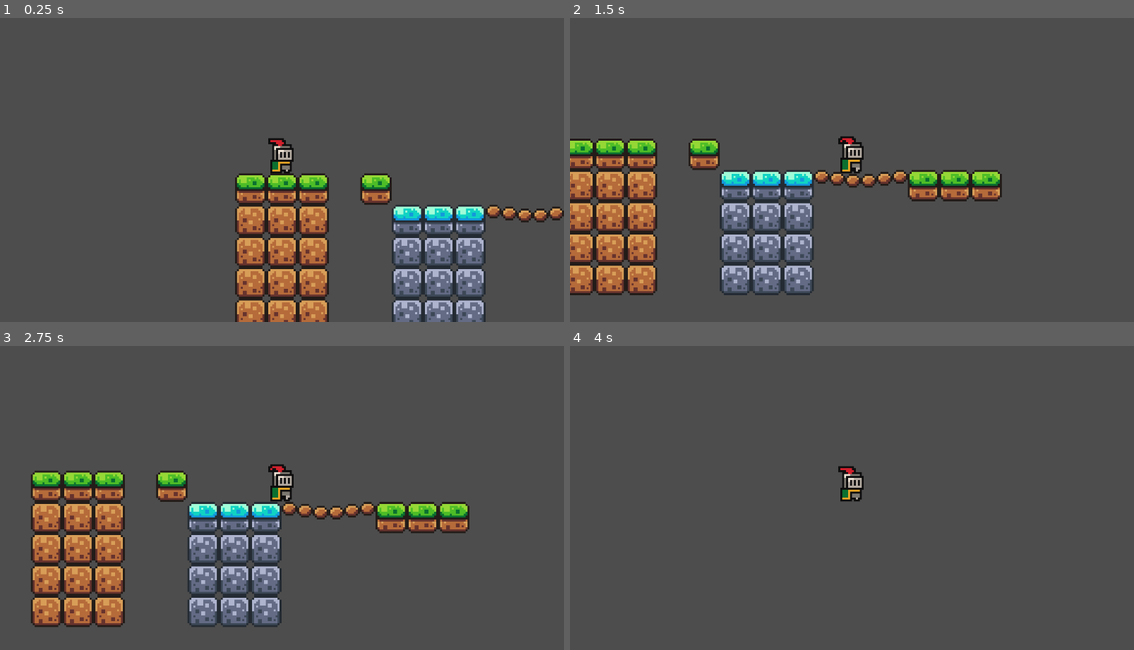
Above: before the commit, frames 1-4 (two rows, left to right).
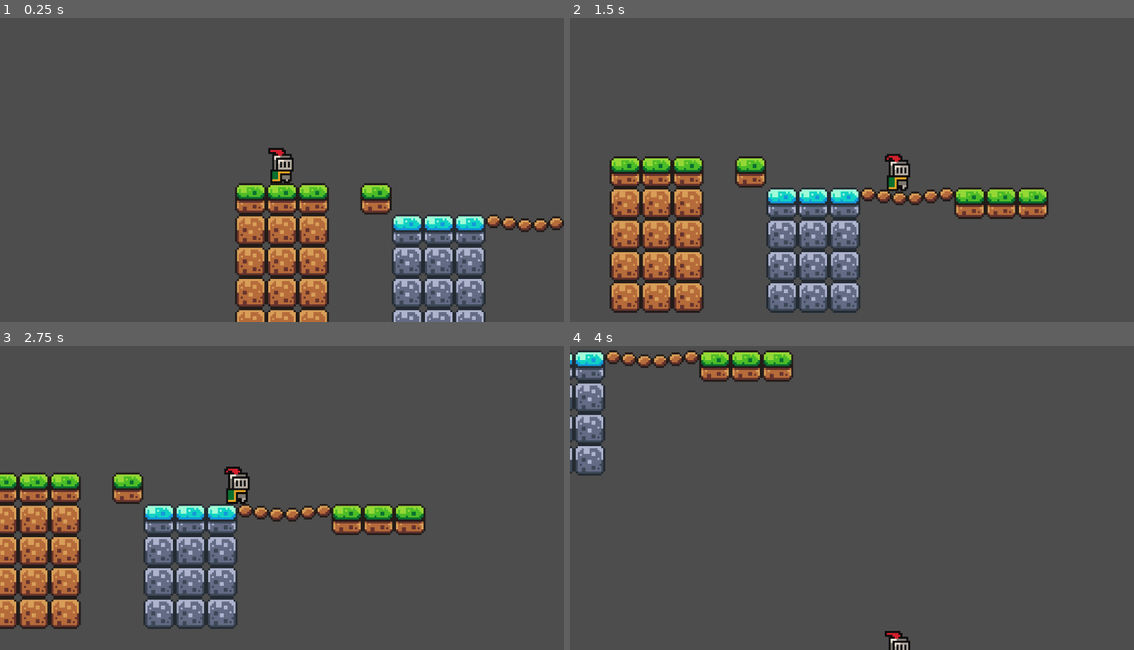
Above: after the commit, the same moments.

Repository: MechanicalMan21/Godot-Knight-Game
Game: Godot game, scene res://scenes/game.tscn
The game is run twice, just before and just after one commit, with the same random seed, the same clock (stepped at 60 frames per second) and the same inputs.
Inputs:
- Up to frame 1 (0.25 s): no input
- Up to frame 2 (1.5 s): tap Enter (ui_accept) at 0.5, 0.77 s; hold Right (ui_right) from 0.53 s (still down)
- Up to frame 3 (2.75 s): tap Enter (ui_accept) at 1.52 s; release Right (ui_right) at 2.03 s; hold Left (ui_left) from 2.03 s (still down)
- Up to frame 4 (4 s): release Left (ui_left) at 2.78 s; hold Right (ui_right) from 2.78 s (still down); tap Enter (ui_accept) at 3.02, 3.77 s

The runs differ from the first frame. In frame 1, 13% of the frame differs, in the area x 41-100%, y 39-100%; in frame 2, 26%, in the area x 0-85%, y 38-97%; in frame 3, 22%; in frame 4, 4.9%.

Commit message:
Implement Position Smoothing
Instead of stiffly following the player. The camera will now follow the player in a smooth motion.

Diff:
--- a/new-game-project/scenes/game.tscn
+++ b/new-game-project/scenes/game.tscn
@@ -156,8 +156,9 @@
 position = Vector2(1, 2)
 
 [node name="Camera2D" type="Camera2D" parent="Player" unique_id=1051461926]
-position = Vector2(0, -5)
+position = Vector2(0, -6)
 zoom = Vector2(4, 4)
+position_smoothing_enabled = true
 
 [node name="TileMap" type="TileMap" parent="." unique_id=2071523103]
 position = Vector2(-55, -21)
